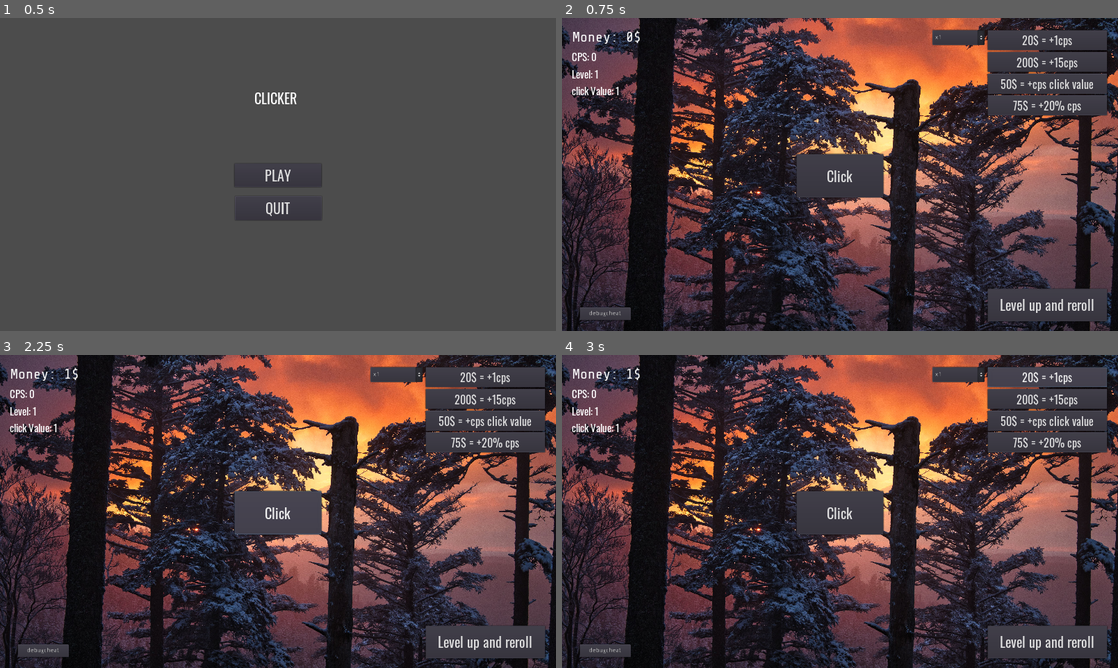
Above: before the commit, frames 1-4 (two rows, left to right).
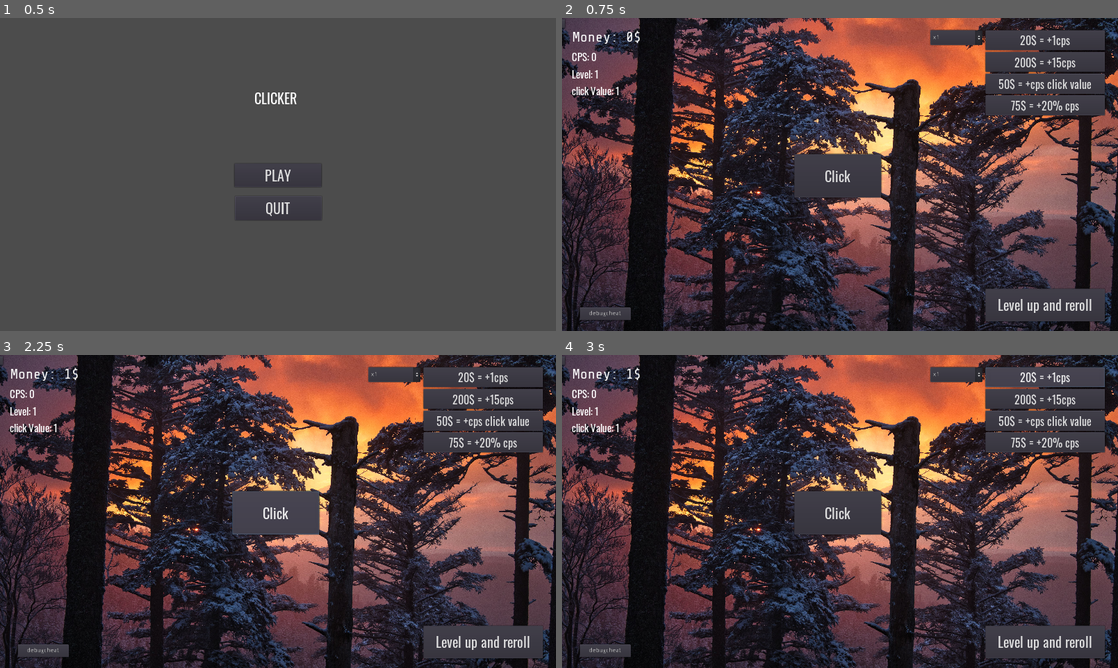
Above: after the commit, the same moments.

Repository: Seliaste/BadClickerProject
Game: Godot game, scene res://mainMenu/mainMenu.tscn
Same seed, same stepped clock (60 frames per second), same inputs: the game is played once before the commit and once after it.
Inputs (mouse positions are in pixels of both pictures, inside the frame that each line leads up to):
- Up to frame 1 (0.5 s): no input
- Up to frame 2 (0.75 s): click "PLAY" at 0.5 s
- Up to frame 3 (2.25 s): click (0, 361) at 1.27 s; click "Click" at 2 s
- Up to frame 4 (3 s): click "20$ = +1cps" at 2.75 s

Frame 1 is identical in both runs. In frame 2, 1.9% of the frame differs, in the area x 0-99%, y 0-98%; in frame 3, 1.9%; in frame 4, 1.9%.

Commit message:
Added a save system that don't work yet

Diff:
--- /dev/null
+++ b/gameScene.gd
@@ -0,0 +1,40 @@
+extends Node2D
+
+
+# Declare member variables here. Examples:
+# var a = 2
+# var b = "text"
+
+
+# Called when the node enters the scene tree for the first time.
+func _ready():
+	var save_game = File.new()
+	if not save_game.file_exists("user://savegame.save"):
+		return # Error! We don't have a save to load.
+
+	# We need to revert the game state so we're not cloning objects
+	# during loading. This will vary wildly depending on the needs of a
+	# project, so take care with this step.
+	# For our example, we will accomplish this by deleting saveable objects.
+	var save_nodes = get_tree().get_nodes_in_group("Persist")
+	for i in save_nodes:
+		i.queue_free()
+
+	# Load the file line by line and process that dictionary to restore
+	# the object it represents.
+	save_game.open("user://savegame.save", File.READ)
+	while not save_game.eof_reached():
+		var current_line = parse_json(save_game.get_line())
+		var player = get_node("Player")
+		print(player)
+		for i in current_line.keys():
+			print(i)
+			if i == "filename" or i == "parent":
+				continue
+			player.set(i, current_line[i])
+	save_game.close() # Replace with function body.
+
+
+# Called every frame. 'delta' is the elapsed time since the previous frame.
+#func _process(delta):
+#	pass
--- a/gameScene.tscn
+++ b/gameScene.tscn
@@ -6,6 +6,8 @@
 [ext_resource path="res://font/Oswald-VariableFont_wght.ttf" type="DynamicFontData" id=4]
 [ext_resource path="res://image/IMG_0326.jpg" type="Texture" id=5]
 [ext_resource path="res://font/ShareTechMono-Regular.ttf" type="DynamicFontData" id=6]
+[ext_resource path="res://player/SavePannelScript.gd" type="Script" id=7]
+[ext_resource path="res://gameScene.gd" type="Script" id=8]
 
 [sub_resource type="DynamicFont" id=1]
 size = 27
@@ -15,15 +17,16 @@
 size = 27
 font_data = ExtResource( 4 )
 
-[sub_resource type="DynamicFont" id=4]
+[sub_resource type="DynamicFont" id=3]
 size = 32
 font_data = ExtResource( 6 )
 
-[sub_resource type="DynamicFont" id=3]
+[sub_resource type="DynamicFont" id=4]
 size = 24
 font_data = ExtResource( 4 )
 
 [node name="Node2D" type="Node2D"]
+script = ExtResource( 8 )
 
 [node name="IMG_0326" type="Sprite" parent="."]
 position = Vector2( 1.16296, 1.15546 )
@@ -31,9 +34,9 @@
 texture = ExtResource( 5 )
 
 [node name="mainPanel" type="Control" parent="."]
-margin_left = -640.0
+margin_left = -645.339
 margin_top = -356.636
-margin_right = 640.0
+margin_right = 634.661
 margin_bottom = 363.364
 __meta__ = {
 "_edit_use_anchors_": false
@@ -124,7 +127,68 @@
 volume_db = -80.0
 autoplay = true
 
-[node name="Player" type="Node" parent="."]
+[node name="Button" type="Button" parent="mainPanel"]
+margin_right = 12.0
+margin_bottom = 20.0
+
+[node name="SavePannel" type="Control" parent="."]
+margin_left = 640.0
+margin_top = -356.636
+margin_right = 1920.0
+margin_bottom = 363.364
+script = ExtResource( 7 )
+__meta__ = {
+"_edit_use_anchors_": false
+}
+
+[node name="Exit" type="Button" parent="SavePannel"]
+anchor_left = 0.5
+anchor_top = 0.5
+anchor_right = 0.5
+anchor_bottom = 0.5
+margin_left = -100.0
+margin_top = -160.0
+margin_right = 100.0
+margin_bottom = -60.0
+custom_fonts/font = ExtResource( 1 )
+text = "Exit"
+__meta__ = {
+"_edit_use_anchors_": false
+}
+
+[node name="Save" type="Button" parent="SavePannel"]
+anchor_left = 0.5
+anchor_top = 0.5
+anchor_right = 0.5
+anchor_bottom = 0.5
+margin_left = -100.63
+margin_top = -50.0
+margin_right = 100.0
+margin_bottom = 50.0
+custom_fonts/font = ExtResource( 1 )
+text = "Save"
+__meta__ = {
+"_edit_use_anchors_": false
+}
+
+[node name="Return" type="Button" parent="SavePannel"]
+anchor_left = 0.5
+anchor_top = 0.5
+anchor_right = 0.5
+anchor_bottom = 0.5
+margin_left = -100.0
+margin_top = 60.0
+margin_right = 100.0
+margin_bottom = 160.0
+custom_fonts/font = ExtResource( 1 )
+text = "Return"
+__meta__ = {
+"_edit_use_anchors_": false
+}
+
+[node name="Player" type="Node" parent="." groups=[
+"Persist",
+]]
 script = ExtResource( 2 )
 
 [node name="Camera2D" type="Camera2D" parent="Player"]
@@ -167,4 +231,7 @@
 [connection signal="pressed" from="mainPanel/buyContainer/BuyButton3" to="Player" method="_on_BuyButton3_pressed"]
 [connection signal="pressed" from="mainPanel/buyContainer/BuyButton4" to="Player" method="_on_BuyButton4_pressed"]
 [connection signal="pressed" from="mainPanel/LevelUpButton" to="Player" method="_on_LevelUpButton_pressed"]
+[connection signal="pressed" from="SavePannel/Exit" to="SavePannel" method="_on_Exit_pressed"]
+[connection signal="pressed" from="SavePannel/Save" to="SavePannel" method="_on_Save_pressed"]
+[connection signal="pressed" from="SavePannel/Return" to="SavePannel" method="_on_Return_pressed"]
 [connection signal="pressed" from="debugButton" to="Player" method="_on_DebugButton_pressed"]
--- a/mainMenu/mainMenuScript.gd
+++ b/mainMenu/mainMenuScript.gd
@@ -17,7 +17,7 @@
 
 
 func _on_Button_button_down():
-	get_tree().change_scene("res://gameScene.tscn")
+	var newScene=get_tree().change_scene("res://gameScene.tscn")
 
 
 func _on_Button2_button_down():
--- a/player/Player.gd
+++ b/player/Player.gd
@@ -10,6 +10,19 @@
 var level = 1
 var moneyLabel = "-"
 const MAX_DIGITS: int = 10
+
+
+func save():
+	var save_dict = {
+		"filename" : get_filename(),
+		"parent" : get_parent().get_path(),
+		"money" : money,
+		"clickValue" : clickValue,
+		"rawcps" : rawcps,
+		"cpsMultiplier" : cpsMultiplier,
+		"level" : level
+	}
+	return save_dict
 
 
 func Upgrade(cost,type,amount):
@@ -54,9 +67,7 @@
 func _unhandled_input(event):
 	if event is InputEventKey:
 		if event.scancode == KEY_ESCAPE:
-			var success = get_tree().change_scene("res://mainMenu/mainMenu.tscn")
-			if success != OK:
-				print("Failed to change scene")
+			get_node("Camera2D").set_position(Vector2(1280,0))
 	else: pass
 
 
--- /dev/null
+++ b/player/SavePannelScript.gd
@@ -0,0 +1,28 @@
+extends Control
+
+
+func saveGame():
+	var save_game = File.new()
+	save_game.open("user://savegame.save", File.WRITE)
+	var save_nodes = get_tree().get_nodes_in_group("Persist")
+	for i in save_nodes:
+		var node_data = i.call("save");
+		save_game.store_line(to_json(node_data))
+	save_game.close()
+
+
+# Called every frame. 'delta' is the elapsed time since the previous frame.
+#func _process(delta):
+#	pass
+
+
+func _on_Exit_pressed():
+	get_tree().quit()
+
+
+func _on_Save_pressed():
+	saveGame()
+
+
+func _on_Return_pressed():
+	get_parent().get_node("Player/Camera2D").set_position(Vector2(0	,0))
Not shown: 3 places in gameScene.tscn that only renumber resources
